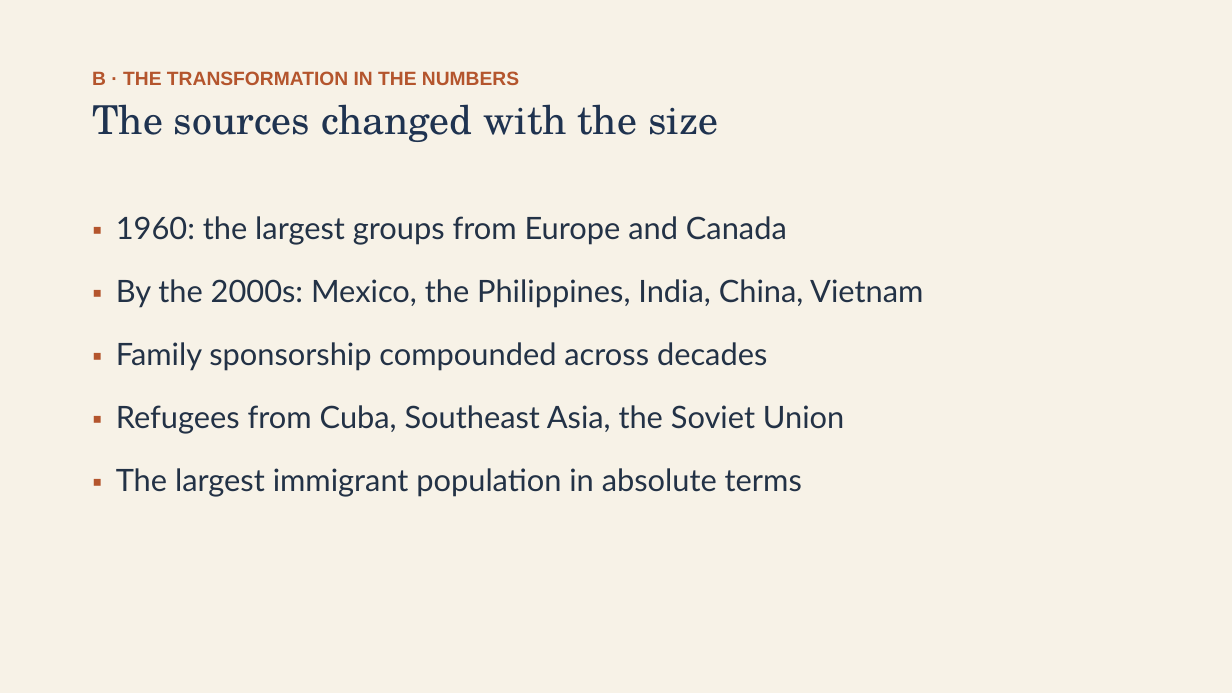
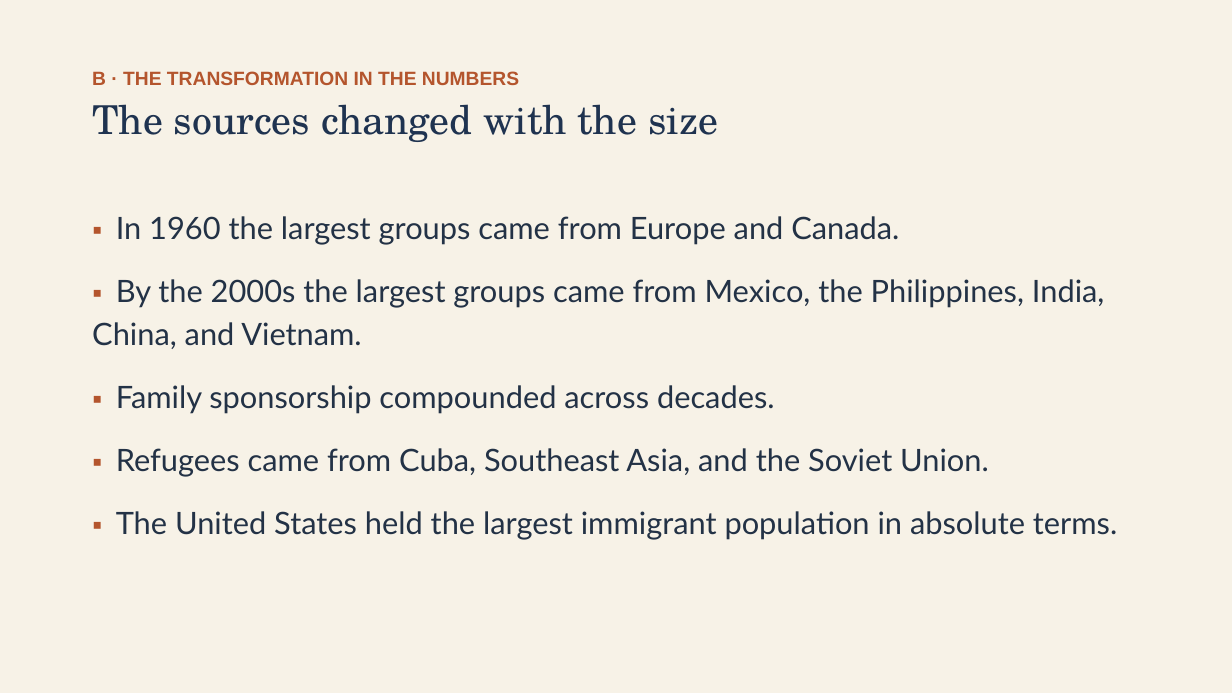
Before and after one commit to ab17gthb/humanities-curriculum-group, a slide deck: slide 7 of modern-america/lesson-05/lesson-05-slides.pptx. Drawn at 1232x693 pixels with LibreOffice and Linux fonts; fonts in the diff are those of the drawing. Boxes give left, top, right and bottom in pixels: in the first picture for what was removed or moved away, otherwise in the second. Text is boxed around its words. In the diff, an @@ line names an element or a change of style, - is before the commit and + after.

```diff
--- a/modern-america/lesson-05/lesson-05-slides.pptx
+++ b/modern-america/lesson-05/lesson-05-slides.pptx
@@ text at <box>92,216,1117,540</box>: text changed @@
-▪ 1960: the largest groups from Europe and Canada
-▪ By the 2000s: Mexico, the Philippines, India, China, Vietnam
-▪ Family sponsorship compounded across decades
-▪ Refugees from Cuba, Southeast Asia, the Soviet Union
-▪ The largest immigrant population in absolute terms
+▪ In 1960 the largest groups came from Europe and Canada.
+▪ By the 2000s the largest groups came from Mexico, the Philippines, India, China, and Vietnam.
+▪ Family sponsorship compounded across decades.
+▪ Refugees came from Cuba, Southeast Asia, and the Soviet Union.
+▪ The United States held the largest immigrant population in absolute terms.
```
Also in this commit, not shown: 7 other slides changed, 6 other files.
